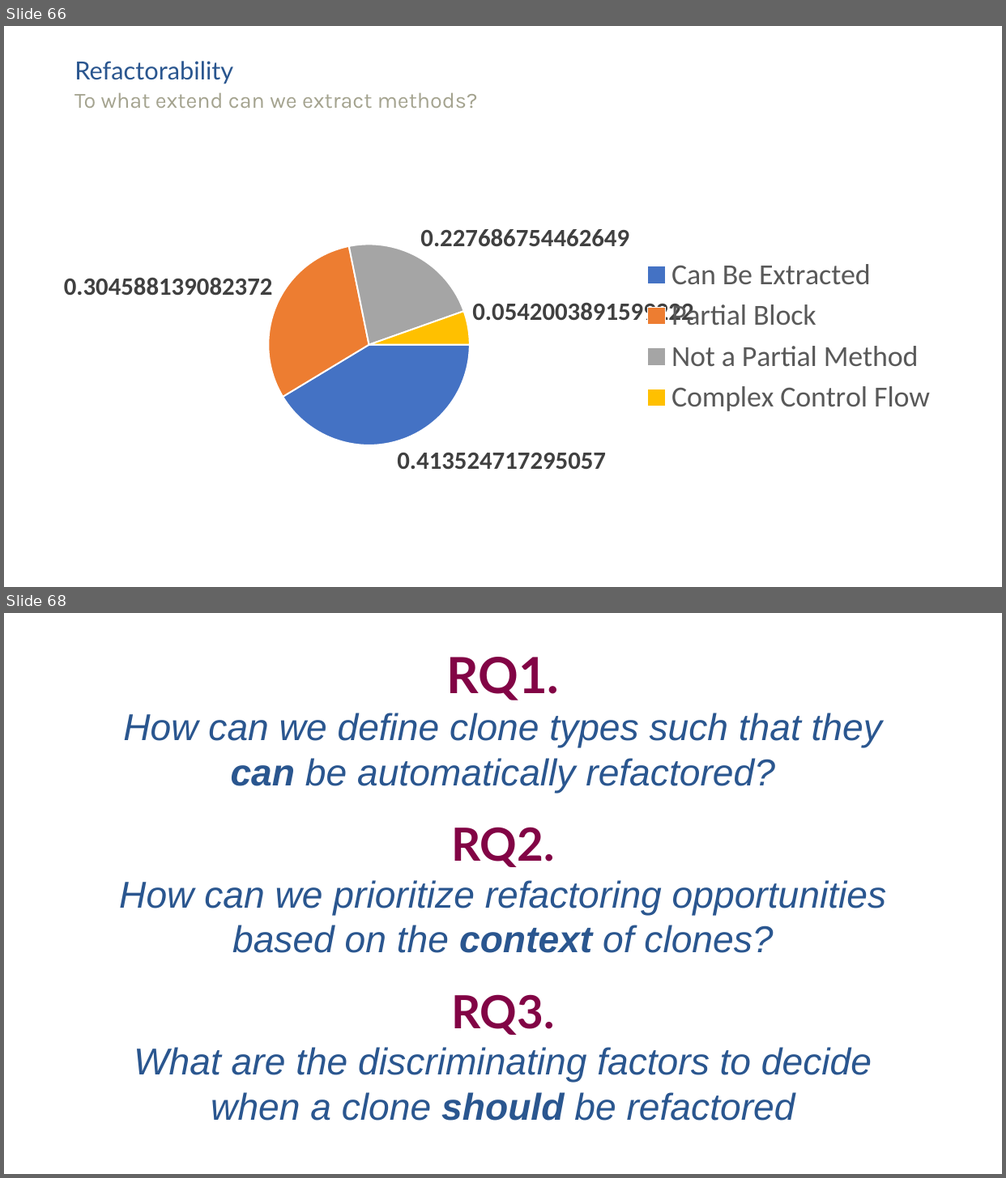
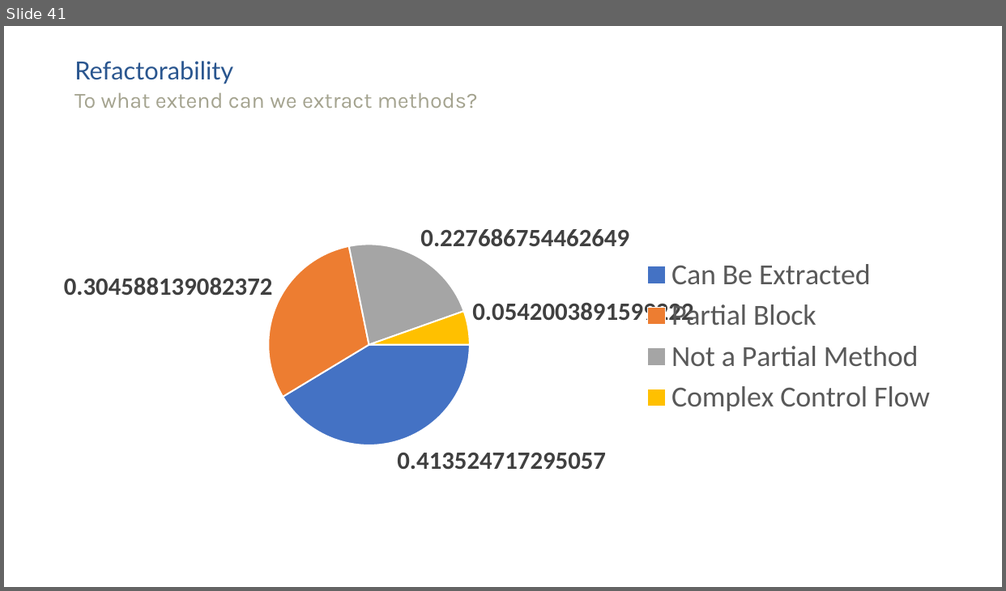
Before and after one commit to SimonBaars/Master-Thesis-Simon-Baars, a slide deck: presentations/FinalPresentation.odp. Shown one above the other, each under a label of ours: slides 66 and 68 before the commit, slide 41 after it; the slides between them are not shown. The pictures are 1006x1178 and 1006x591 pixels, drawn with LibreOffice and Linux fonts; fonts in the diff are those of the drawing. Boxes give left, top, right and bottom in pixels: in the first picture for what was removed or moved away, otherwise in the second. Text is boxed around its words. In the diff, an @@ line names an element or a change of style, - is before the commit and + after.

```diff
--- a/presentations/FinalPresentation.odp
+++ b/presentations/FinalPresentation.odp
@@ slide 68 removed at bbox=[4, 613, 1002, 1174], background #FFFFFF @@
@@ free removed at bbox=[111, 640, 895, 1131] @@
-RQ1.
-How can we define clone types such that they can be automatically refactored?
-RQ2.
-How can we prioritize refactoring opportunities based on the context of clones?
-RQ3.
-What are the discriminating factors to decide when a clone should be refactored
@@ what was slide 66 is now slide 41 @@
```
Also in this commit, not shown: 4 slides changed, 2 slides added, 28 other slides removed, 1 other file.
